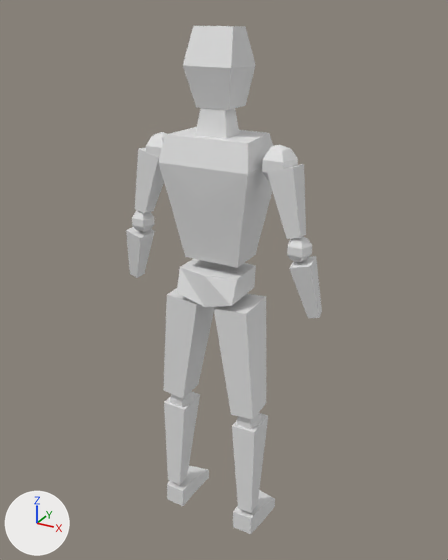
One commit to the Blender file My-Blender-3D-Models/lowpoly-person.blend: the scene before it, then after it.
Camera for both pictures: a 50 mm lens placed at (7.57, -12.77, 7.27), pointed at (-0.05, 1.09, 0.34). Arrows for +X, +Y and +Z are at lower left; the lights stay in place.

Before the edit, the objects in view are built like this:
```python
me_cube = bpy.data.meshes.new('Cube')
me_cube.from_pydata(...)  # 12 vertices, 10 faces; spans x -1.0..1.0, y -1.45..1.42, z -0.49..1.0
me_cube_001 = bpy.data.meshes.new('Cube.001')
me_cube_001.from_pydata(...)  # 50 vertices, 47 faces; spans x -1.4..3.22, y -1.43..2.81, z -4.97..0.95
me_cube_010 = bpy.data.meshes.new('Cube.010')
me_cube_010.from_pydata(...)  # 36 vertices, 26 faces; spans x 0.0..1.25, y -1.48..0.45, z -0.42..5.29
me_cube_011 = bpy.data.meshes.new('Cube.011')
me_cube_011.from_pydata(...)  # 60 vertices, 62 faces; spans x -1.0..1.8, y -1.02..1.48, z -3.59..1.66
ob_arms = bpy.data.objects.new('Arms', me_cube_011)
ob_arms.location = (-2.04, 0.6, 2.99)
ob_arms.rotation_euler = (-0.0895, 0.245, -0.0461)  # degrees (-5.1, 14, -2.6)
ob_arms.scale = (0.332, 0.365, 0.837)
_m = ob_arms.modifiers.new('Mirror', 'MIRROR')
_m.mirror_object = ob_upper_body
ob_foots = bpy.data.objects.new('Foots', me_cube_001)
ob_foots.location = (-1.01, 0.53, -1.13)
ob_foots.rotation_euler = (0.0, 0.131, 0.0)  # degrees (0, 7.5, 0)
ob_foots.scale = (0.286, 0.367, 1.26)
_m = ob_foots.modifiers.new('Mirror', 'MIRROR')
_m.use_mirror_merge = False
_m.mirror_object = ob_hip
ob_hip = bpy.data.objects.new('Hip', me_cube)
ob_hip.location = (-0.04, 0.73, 0.28)
ob_hip.scale = (0.87, 0.543, 0.608)
ob_upper_body = bpy.data.objects.new('Upper Body', me_cube_010)
ob_upper_body.location = (0.0, 0.32, 1.59)
ob_upper_body.rotation_euler = (0.0, 0.0, 3.142)  # degrees (0, 0, 180)
_m = ob_upper_body.modifiers.new('Mirror', 'MIRROR')
_m.use_clip = True
```
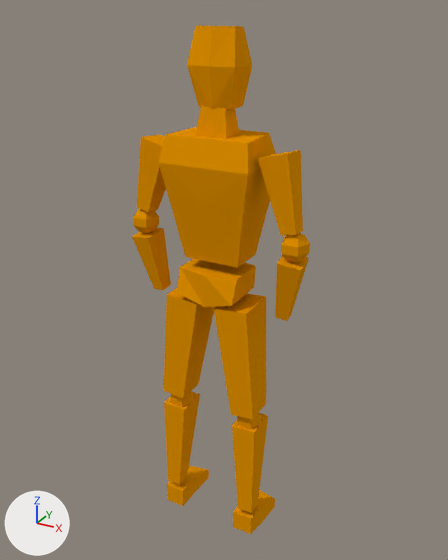
Changed parts and their boxes [x1, y1, x2, y2] in the pictures (448 x 560 px; the box of a moved part takes in the faces that stretch with it):
'Upper Body', recoloured (grey to orange)
    both: [158, 26, 276, 268]
'Foots', recoloured (grey to orange)
    both: [163, 288, 275, 534]
'Arms', recoloured, reshaped (grey to brown, 9% narrower)
    before: [126, 132, 322, 318]
    after: [132, 135, 310, 321]
'Hip', recoloured (grey to orange)
    both: [177, 259, 256, 307]
part 1 of me_cube_011, moved or reshaped
    before: [135, 148, 306, 239]
    after: [137, 135, 303, 236]
part 2 of me_cube_011, moved or reshaped
    before: [132, 210, 312, 262]
    after: [133, 208, 310, 262]
part 3 of me_cube_011, deleted
    before: [146, 132, 298, 181]
part 4 of me_cube_011, deleted
    before: [126, 227, 322, 318]
part 5 of me_cube_011, added (brown)
    after: [132, 228, 309, 321]

Patch to the scene script:
```diff
--- a/My-Blender-3D-Models/lowpoly-person.blend.py
+++ b/My-Blender-3D-Models/lowpoly-person.blend.py
@@ mat_person_material @@
+mat_person_material = bpy.data.materials.new('person-material')
+# nodes: BsdfPrincipled, CombineColor, OutputMaterial, Value
@@ me_cube_010 @@
 me_cube_010.from_pydata(...)  # 36 vertices, 26 faces; spans x 0.0..1.25, y -1.48..0.45, z -0.42..5.29
+me_cube_010.materials.append(mat_person_material)
@@ me_cube_011 @@
 me_cube_011.from_pydata(...)  # 60 vertices, 62 faces; spans x -1.0..1.8, y -1.02..1.48, z -3.59..1.66
 # used by ob_arms; location = (-2.04, 0.6, 2.99); rotation_euler = (-0.0895, 0.245, -0.0461), in degrees (-5.1, 14, -2.6); scale = (0.332, 0.365, 0.837)
 # verts and faces of me_cube_011; kept vertices keep their numbers, new ones are numbered from 60
+# me_cube_011 part 1: the loose piece of 8 vertices spanning x -1.0..1.0, y -1.0..1.0, z -1.0..1.0 is scaled about its middle by 1.14, then moved by (0.29, -0.03, 0.26), in mat_person_material
+# me_cube_011 part 2: the loose piece of 22 vertices spanning x -0.97..0.98, y -0.61..1.05, z -1.76..-0.98 is scaled about its middle by 1.14, then moved by (0.29, 0.0, 0.06), in mat_person_material
+# me_cube_011 part 3: the loose piece of 22 vertices spanning x -0.88..1.8, y -1.02..1.26, z 0.58..1.66 is deleted
+# me_cube_011 part 4: the loose piece of 8 vertices spanning x -0.96..0.8, y -0.61..1.48, z -3.59..-1.72 is deleted
+# me_cube_011 part 5
+verts[60] = (2.21, 0.78, -3.69)  # pixel (154, 289)
+verts[61] = (-0.22, -0.57, -1.96)  # pixel (131, 236)
+verts[62] = (2.24, 1.74, -3.59)
+verts[63] = (-0.18, 1.24, -1.77)
+verts[64] = (3.13, 0.68, -3.55)  # pixel (163, 290)
+verts[65] = (1.5, -0.75, -1.68)  # pixel (148, 237)
+verts[66] = (3.15, 1.64, -3.45)  # pixel (170, 284)
+verts[67] = (1.54, 1.05, -1.49)  # pixel (163, 228)
+faces += [(60, 61, 63, 62), (62, 63, 67, 66), (64, 66, 67, 65), (60, 64, 65, 61), (60, 62, 66, 64), (61, 65, 67, 63)]
+me_cube_011.materials.append(mat_person_material)
@@ me_cube @@
 me_cube.from_pydata(...)  # 12 vertices, 10 faces; spans x -1.0..1.0, y -1.45..1.42, z -0.49..1.0
+me_cube.materials.append(mat_person_material)
@@ me_cube_001 @@
 me_cube_001.from_pydata(...)  # 50 vertices, 47 faces; spans x -1.4..3.22, y -1.43..2.81, z -4.97..0.95
+me_cube_001.materials.append(mat_person_material)
```
